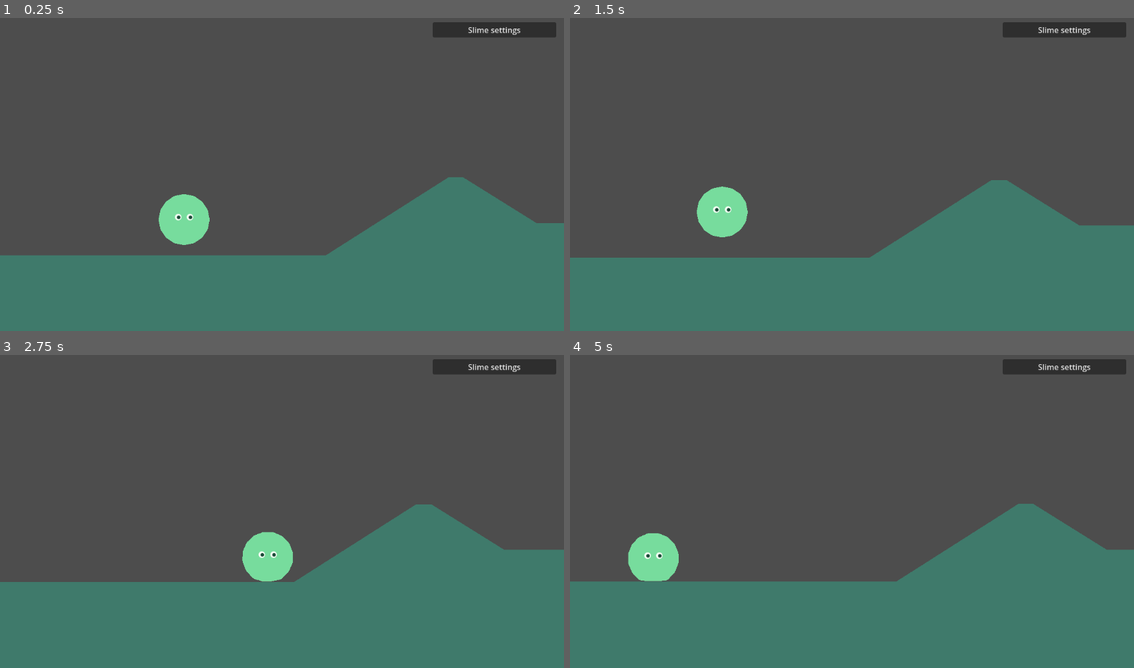
Above: before the commit, frames 1-4 (two rows, left to right).
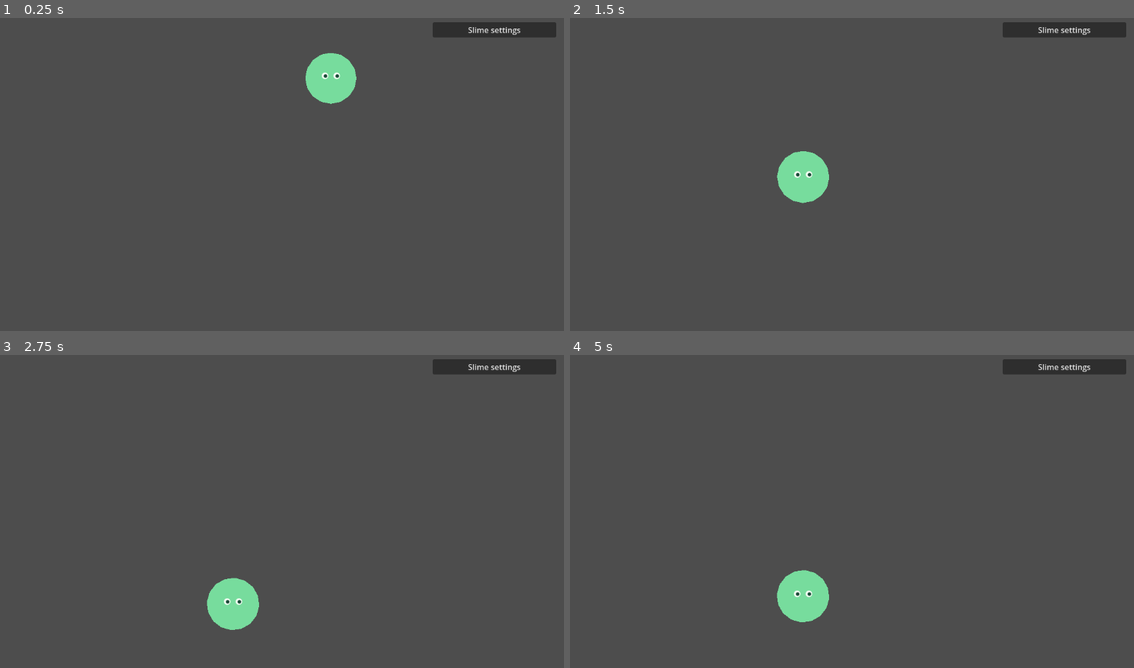
Above: after the commit, the same moments.

Repository: Argonbart/Slimebiosis
Game: Godot game, scene res://playground.tscn
The game is run twice, just before and just after one commit, with the same random seed, the same clock (stepped at 60 frames per second) and the same inputs.
Inputs:
- Up to frame 1 (0.25 s): no input
- Up to frame 2 (1.5 s): hold Right (ui_right) 0.53-1.28 s; hold R 0.53-1.28 s; tap Space at 0.77 s; hold Left (ui_left) from 1.28 s (still down); tap R at 1.35 s
- Up to frame 3 (2.75 s): tap Space at 1.52 s; release Left (ui_left) at 2.03 s; hold Right (ui_right) from 2.03 s (still down); hold R from 2.03 s (still down)
- Up to frame 4 (5 s): release R at 2.78 s; tap R at 2.85, 4.35 s; tap Space at 3.02, 3.77, 4.52 s; release Right (ui_right) at 3.53 s; hold R 3.53-4.28 s; hold Left (ui_left) from 3.53 s (still down)

The runs differ from the first frame. In frame 1, 33% of the frame differs, in the area x 0-100%, y 11-100%; in frame 2, 32%; in frame 3, 35%, in the area x 0-100%, y 47-100%; in frame 4, 35%.

Commit message:
Feat: Add rotation input and friction value

Diff:
--- a/Slimebiosis/levels/level.gd
+++ b/Slimebiosis/levels/level.gd
@@ -2,7 +2,8 @@
 
 const SLIME := preload("res://slime/slime.tscn")
 const SETTINGS := [
-	["Movement speed", "move_speed", 50.0, 1000.0, 5.0, "How fast the slime moves sideways."],
+	["Ground friction", "friction", 0.0, 1.0, 0.01, "More grip converts spin into forward speed faster and increases rolling resistance."],
+	["Movement speed", "move_speed", 50.0, 1000.0, 5.0, "Higher values let the slime build up more rolling speed."],
 	["Jump bounce", "jump_speed", 150.0, 650.0, 5.0, "How high the slime jumps when you press Space."],
 	["Stiffness", "shape_stiffness", 100.0, 700.0, 5.0, "Lower lets the slime deform more when squeezing through gaps."],
 	["Size (on respawn)", "radius", 24.0, 100.0, 1.0, "Changes the body and its colliders when you respawn."],
--- a/Slimebiosis/levels/outline_level.tscn
+++ b/Slimebiosis/levels/outline_level.tscn
@@ -19,7 +19,7 @@
 polygon = PackedVector2Array(-1500, 531.25, 0, 531.25, 190, 531.25, 440, 371.875, 470, 371.875, 620, 465.625, 1020, 465 …(454 unchanged characters)…
 
 [node name="Start" type="Marker2D" parent="." unique_id=1408807542]
-position = Vector2(-100, 430)
+position = Vector2(737, -637)
 
 [node name="Camera2D" type="Camera2D" parent="." unique_id=480028636]
 position = Vector2(100, 420)
--- a/Slimebiosis/slime/slime.gd
+++ b/Slimebiosis/slime/slime.gd
@@ -4,7 +4,11 @@
 
 @export_range(24.0, 100.0) var radius := 44.0
 @export_range(0.5, 20.0) var total_mass := 4.0
-@export_range(0.0, 1.0) var friction := 0.35
+@export_range(0.0, 1.0) var friction := 0.8:
+	set(value):
+		friction = value
+		if contact_material != null:
+			contact_material.friction = value
 @export_range(0.0, 1.0) var bounce := 0.15
 @export_range(100.0, 700.0) var shape_stiffness := 650.0
 @export_range(4.0, 30.0) var shape_damping := 24.0
@@ -15,14 +19,17 @@
 var center := Vector2.ZERO
 var velocity := Vector2.ZERO
 var collider_radius: float
+var contact_material: PhysicsMaterial
+var angular_speed := 0.0
 
 func _ready() -> void:
 	collider_radius = radius * 0.22
 	var circle := CircleShape2D.new()
 	circle.radius = collider_radius
-	var material := PhysicsMaterial.new()
-	material.friction = friction
-	material.bounce = bounce
+	contact_material = PhysicsMaterial.new()
+	contact_material.friction = friction
+	contact_material.rough = true
+	contact_material.bounce = bounce
 
 	for index in POINT_COUNT:
 		var offset := Vector2.from_angle(TAU * index / POINT_COUNT) * radius
@@ -31,7 +38,7 @@
 		point.mass = total_mass / POINT_COUNT
 		point.collision_layer = 2
 		point.collision_mask = floor_mask
-		point.physics_material_override = material
+		point.physics_material_override = contact_material
 		point.lock_rotation = true
 		point.can_sleep = false
 		point.continuous_cd = RigidBody2D.CCD_MODE_CAST_SHAPE
@@ -43,7 +50,7 @@
 		points.append(point)
 	center = global_position
 
-func _physics_process(_delta: float) -> void:
+func _physics_process(delta: float) -> void:
 	center = Vector2.ZERO
 	velocity = Vector2.ZERO
 	for point in points:
@@ -51,6 +58,14 @@
 		velocity += point.linear_velocity
 	center /= POINT_COUNT
 	velocity /= POINT_COUNT
+
+	var angular_momentum := 0.0
+	var inertia := 0.0
+	for point in points:
+		var offset := point.global_position - center
+		angular_momentum += offset.cross(point.linear_velocity - velocity)
+		inertia += offset.length_squared()
+	angular_speed = angular_momentum / maxf(inertia, 1.0)
 
 	# Fit the resting ring to the current rotation before restoring its shape.
 	var alignment := Vector2.ZERO
@@ -63,27 +78,66 @@
 		var point := points[index]
 		var target := center + rest_offsets[index].rotated(rotation_angle)
 		var acceleration := (target - point.global_position) * shape_stiffness
-		acceleration -= (point.linear_velocity - velocity) * shape_damping
+		var offset := point.global_position - center
+		var spin_velocity := Vector2(-offset.y, offset.x) * angular_speed
+		acceleration -= (point.linear_velocity - velocity - spin_velocity) * shape_damping
 		point.apply_central_force(acceleration * point.mass)
+	_limit_rim_stretch(delta)
 	queue_redraw()
 
+func _limit_rim_stretch(delta: float) -> void:
+	var max_length := rest_offsets[0].distance_to(rest_offsets[1]) * 1.04
+	var predicted := PackedVector2Array()
+	for point in points:
+		predicted.append(point.global_position + point.linear_velocity * delta)
+
+	# A slack link bends freely. A taut link pulls both neighbors equally.
+	var constrained := predicted.duplicate()
+	for iteration in 16:
+		for index in POINT_COUNT:
+			var next := (index + 1) % POINT_COUNT
+			var edge := constrained[next] - constrained[index]
+			var length := edge.length()
+			if length > max_length:
+				var correction := edge * (0.5 * (length - max_length) / length)
+				constrained[index] += correction
+				constrained[next] -= correction
+
+	for index in POINT_COUNT:
+		var point := points[index]
+		var correction := constrained[index] - predicted[index]
+		point.apply_central_impulse(correction * (point.mass / delta))
+
 func steer(direction: float, speed: float) -> void:
-	var acceleration := clampf((direction * speed - velocity.x) * 10.0, -1800.0, 1800.0)
+	var grounded := _has_ground_contact()
+	var rolling_radius := radius + collider_radius
+	var target := direction * speed * 3.0 / rolling_radius
+	var acceleration := clampf((target - angular_speed) * 7.0, -65.0, 65.0)
+	if is_zero_approx(direction) or (grounded and velocity.x * direction >= speed * 3.0):
+		# Rolling resistance scales with grip and fades near a stop.
+		acceleration = -clampf(angular_speed * 4.0, -7.0, 7.0) * friction if grounded else 0.0
 	for point in points:
-		point.apply_central_force(Vector2.RIGHT * acceleration * point.mass)
+		var offset := point.global_position - center
+		var tangent := Vector2(-offset.y, offset.x)
+		point.apply_central_force(tangent * acceleration * point.mass)
 
-func jump(speed: float) -> bool:
+func _has_ground_contact() -> bool:
 	for point in points:
 		var start := point.global_position
 		var query := PhysicsRayQueryParameters2D.create(
-			start, start + Vector2.DOWN * (collider_radius + 4.0), floor_mask
+			start, start + Vector2.DOWN * (collider_radius + 2.0), floor_mask
 		)
 		var hit := get_world_2d().direct_space_state.intersect_ray(query)
-		if not hit.is_empty() and hit.normal.dot(Vector2.UP) > 0.6:
-			for part in points:
-				part.apply_central_impulse(Vector2.UP * speed * part.mass)
+		if not hit.is_empty() and hit.normal.dot(Vector2.UP) > 0.45:
 			return true
 	return false
+
+func jump(speed: float) -> bool:
+	if not _has_ground_contact():
+		return false
+	for point in points:
+		point.apply_central_impulse(Vector2.UP * speed * point.mass)
+	return true
 
 func _draw() -> void:
 	if points.is_empty():
